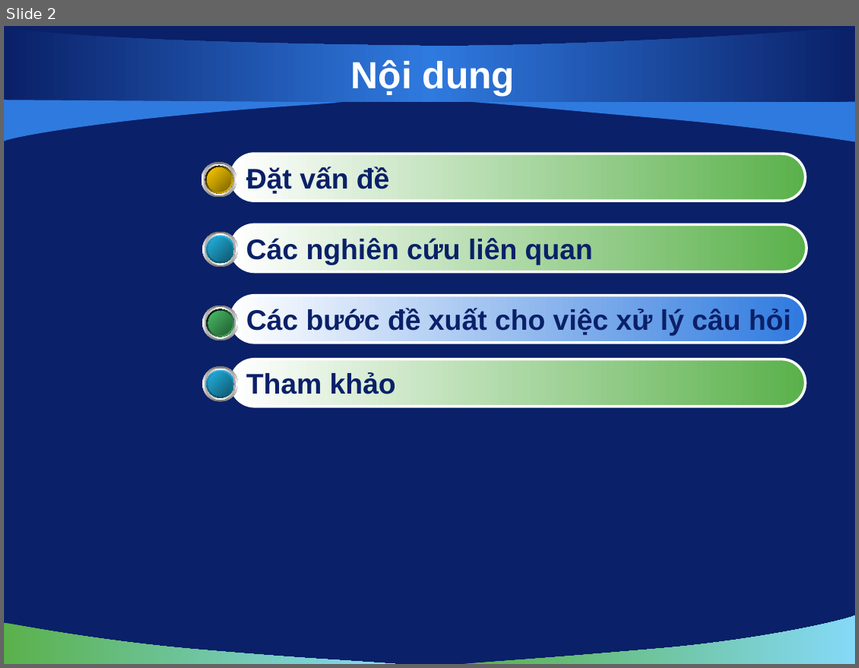
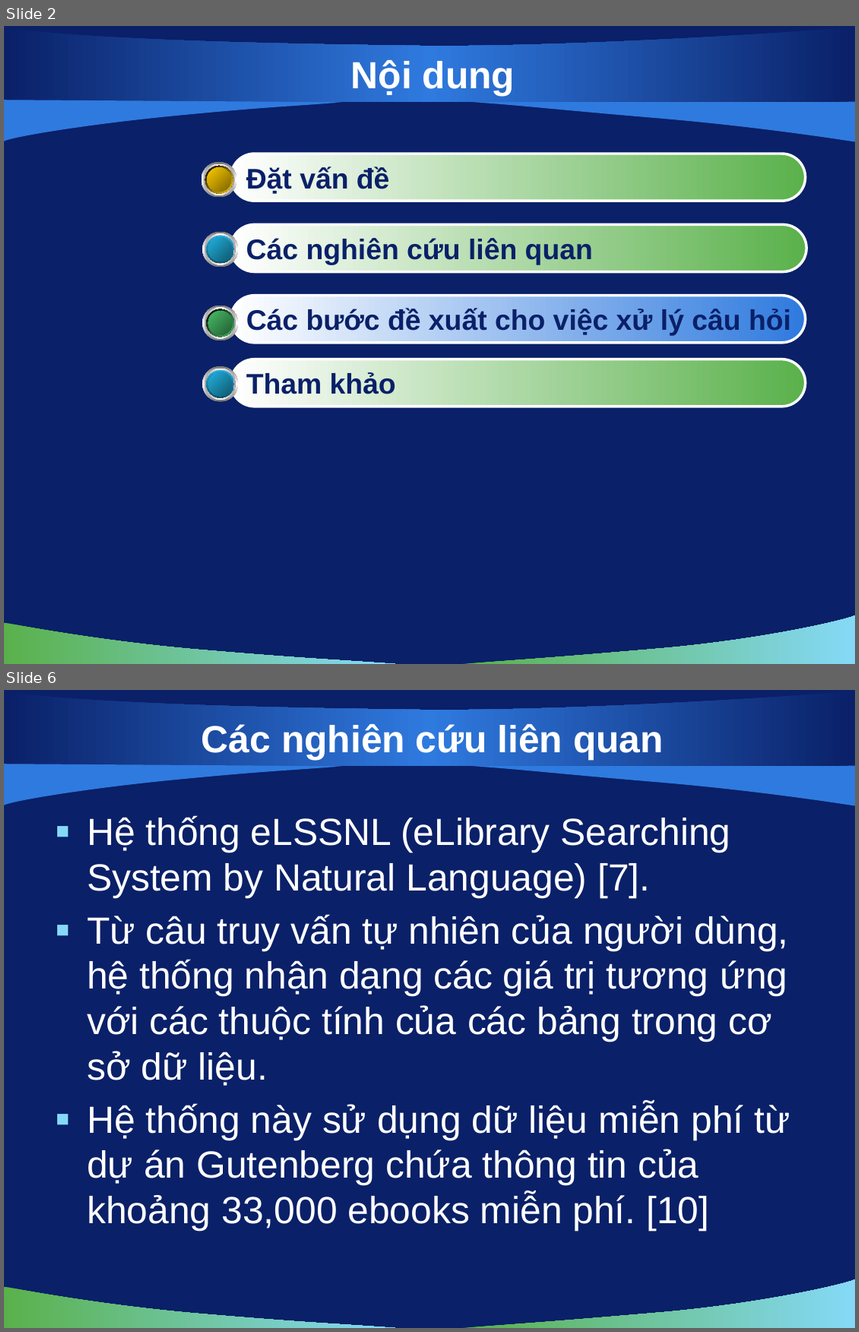
Before and after one commit to hungntit/filnalproject, a slide deck: De Cuong/bao cao 22-10-2010.pptx. Shown one above the other, each under a label of ours: slide 2 before the commit, slides 2 and 6 after it; the slides between them are not shown. The pictures are 859x668 and 859x1332 pixels, drawn with LibreOffice and Linux fonts; fonts in the diff are those of the drawing; background and template pictures are left out. Boxes give left, top, right and bottom in pixels: in the first picture for what was removed or moved away, otherwise in the second. Text is boxed around its words. In the diff, an @@ line names an element or a change of style, - is before the commit and + after.

```diff
--- a/De Cuong/bao cao 22-10-2010.pptx
+++ b/De Cuong/bao cao 22-10-2010.pptx
@@ slide 6 added at (4,690,855,1328), background picture (left out); not listed: 5 template elements that a slide beside it also shows @@
@@ title added at (202,724,664,760), 32 pt, text #FFFFFF, bold @@
+Các nghiên cứu liên quan
@@ text added at (87,815,790,1232), 32 pt, text #FFFFFF @@
+▪ Hệ thống eLSSNL (eLibrary Searching System by Natural Language) [7].
+▪ Từ câu truy vấn tự nhiên của người dùng, hệ thống nhận dạng các giá trị tương ứng với các thuộc tính của các bảng trong cơ sở dữ liệu.
+▪ Hệ thống này sử dụng dữ liệu miễn phí từ dự án Gutenberg chứa thông tin của khoảng 33,000 ebooks miễn phí. [10]
```
Also in this commit, not shown: 2 slides changed, 7 other slides added, 1 other file.
